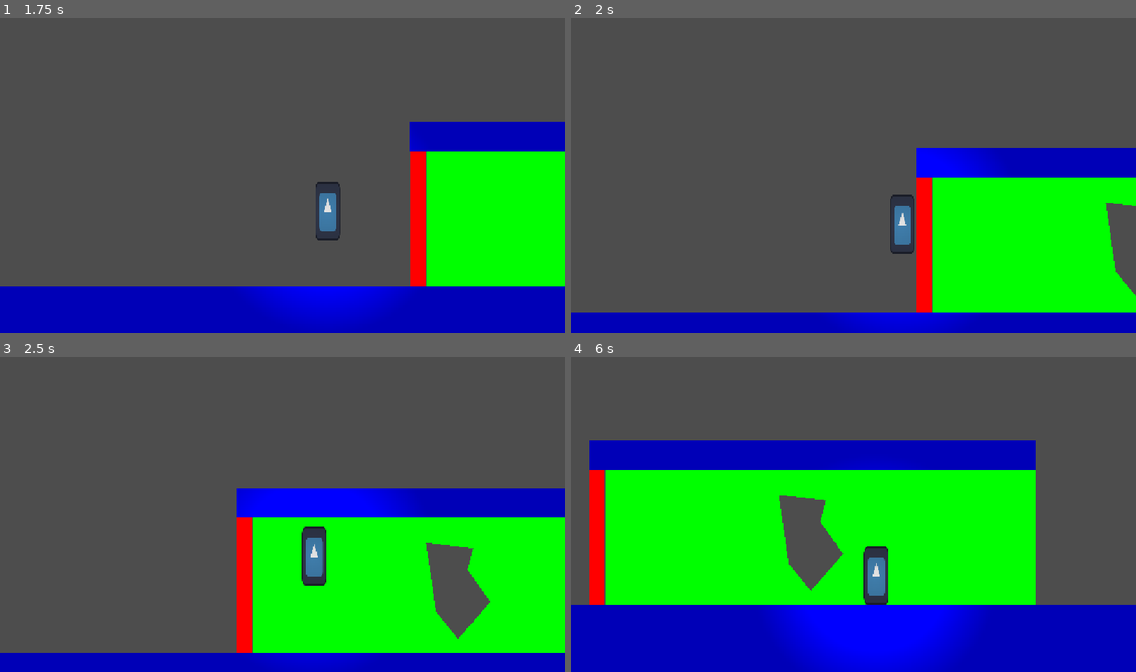
Above: before the commit, frames 1-4 (two rows, left to right).
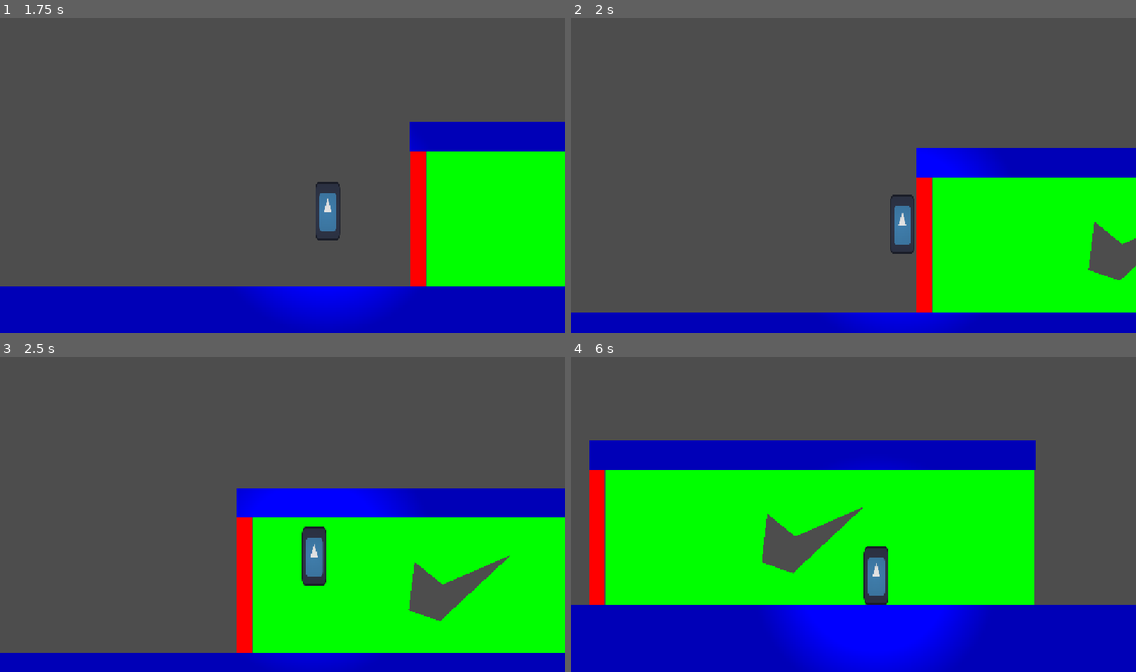
Above: after the commit, the same moments.

Repository: Triopking/Beat-Them-Up
Game: Godot game, scene res://Scenes/menu.tscn
Same seed, same stepped clock (60 frames per second), same inputs: the game is played once before the commit and once after it. The engine's default icon, where the game draws it, is replaced by a stand-in: a white triangle on a blue panel in a dark square.
Inputs:
- Up to frame 1 (1.75 s): click "Play" at 0.5 s; hold D (Right) from 1.28 s (still down); hold Shift (Sprint) from 1.28 s (still down); tap Space (Jump) at 1.52 s
- Up to frame 2 (2 s): keep holding D (Right); keep holding Shift (Sprint)
- Up to frame 3 (2.5 s): keep holding D (Right); release Shift (Sprint) at 2.03 s; tap Shift (Sprint) at 2.1 s; tap Space (Jump) at 2.27 s
- Up to frame 4 (6 s): release D (Right) at 2.78 s; hold Left (Left) 2.78-3.53 s; hold Shift (Sprint) 2.78-3.53 s; hold D (Right) 3.53-5.03 s; tap Shift (Sprint) at 3.6, 5.1 s; tap Space (Jump) at 3.77, 4.52, 5.27 s; hold Shift (Sprint) 4.28-5.03 s; hold Left (Left) 5.03-5.78 s; hold D (Right) from 5.78 s (still down); hold Shift (Sprint) from 5.78 s (still down)

Frame 1 is identical in both runs. In frame 2, 1.3% of the frame differs, in the area x 91-100%, y 58-89%; in frame 3, 2.2%; in frame 4, 2.3%, in the area x 33-83%, y 35-79%.

Commit message:
Update first_level.tscn

Diff:
--- a/mechanic-gaunlet/Scenes/first_level.tscn
+++ b/mechanic-gaunlet/Scenes/first_level.tscn
@@ -35,31 +35,4 @@
 [node name="Background_Shape" parent="." unique_id=1767553559 instance=ExtResource("4_kin1b")]
 position = Vector2(1012.99994, 355)
 scale = Vector2(61.599995, 99.66666)
-polygon = PackedVector2Array(0, 3, 2.4597511, 3, 5, 3, 5.194807, 1.4548497, 5, 0, 0, 0)
-
-[node name="Background_Shape2" parent="." unique_id=1426551853 instance=ExtResource("4_kin1b")]
-position = Vector2(1391.0001, 668)
-rotation = 0.16375005
-scale = Vector2(3.9720843, 4.25193)
-
-[node name="Background_Shape3" parent="." unique_id=830843036 instance=ExtResource("4_kin1b")]
-position = Vector2(1675.5, 342)
-scale = Vector2(50.899998, 109)
-polygon = PackedVector2Array(0, 3, 5, 3, 5, 1.5141957, 5, 1, 5, 0, 0, 0)
-
-[node name="Background_Shape4" parent="." unique_id=1922260888 instance=ExtResource("4_kin1b")]
-position = Vector2(1314.2927, 473.30786)
-rotation = -0.5519362
-scale = Vector2(2.2428246, 3.9893475)
-polygon = PackedVector2Array(0, 3, -44.835876, 36.49289, 21.25299, 61.727203, 13.791046, 30.294708, 40.18445, -3.84198, 85.128296, 15.838409, 102.37036, -0.85980225, 75.06479, -11.784607, 0.29977417, -35.31241, 5, 1, 5, 0, 0, 0)
-
-[node name="Background_Shape5" parent="." unique_id=1776539146 instance=ExtResource("4_kin1b")]
-position = Vector2(1421.1102, 376.06073)
-rotation = 1.3635521
-scale = Vector2(1.4130996, 2.719584)
-
-[node name="Background_Shape6" parent="." unique_id=325879709 instance=ExtResource("4_kin1b")]
-position = Vector2(1472.4663, 466.83124)
-rotation = 0.9536623
-scale = Vector2(17.135546, 1)
-polygon = PackedVector2Array(0, 3, 5, 3, 5, 1, 5, 0, 7.3357544, 167.01825, 16.357422, -62.937317, 3.1740265, -223.2373, 2.4984589, -244.9397, -4.202202, -84.85681, 0, 0)
+polygon = PackedVector2Array(0, 3, 2.4597511, 3, 5.3246765, 2.9899669, 7.4837666, 3.080268, 6.4935074, 2.2575254, 5.4058456, 2.0267563, 5.600651, 0.9832778, 6.5746765, 1.4749165, 8.9610405, 0.83277607, 6.4935074, 2.2575254, 6.6071434, 2.9699001, 14.870132, 2.9598665, 14.870132, 0, 8.685066, -0.15050173, 0, 0)
